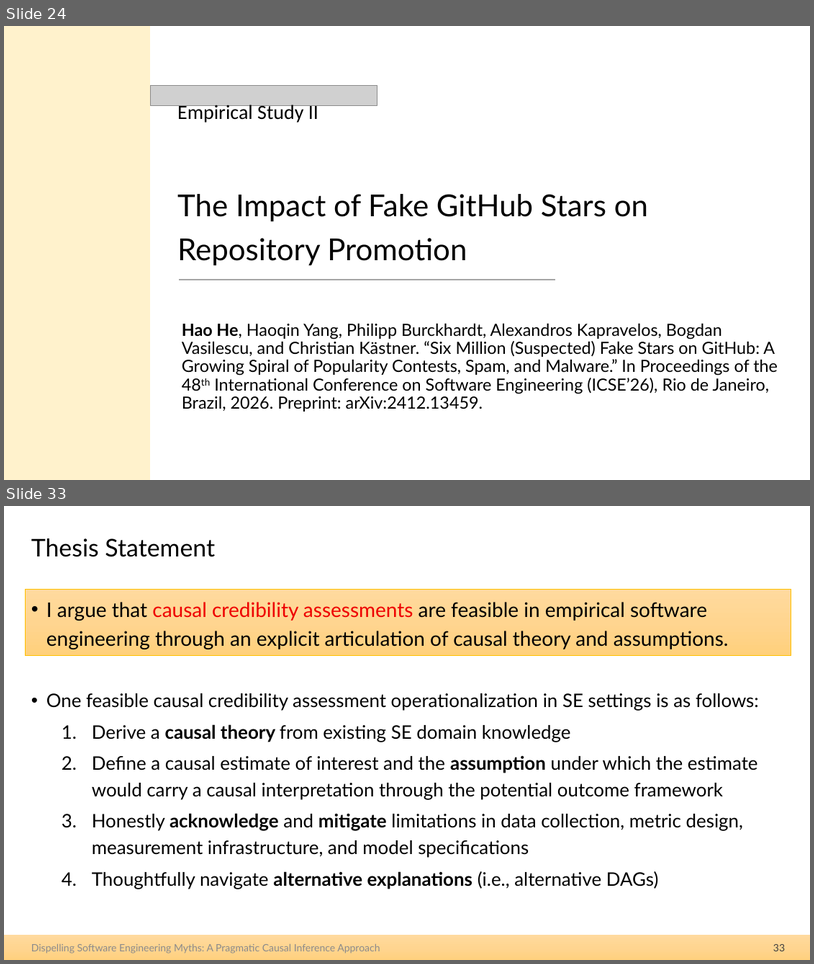
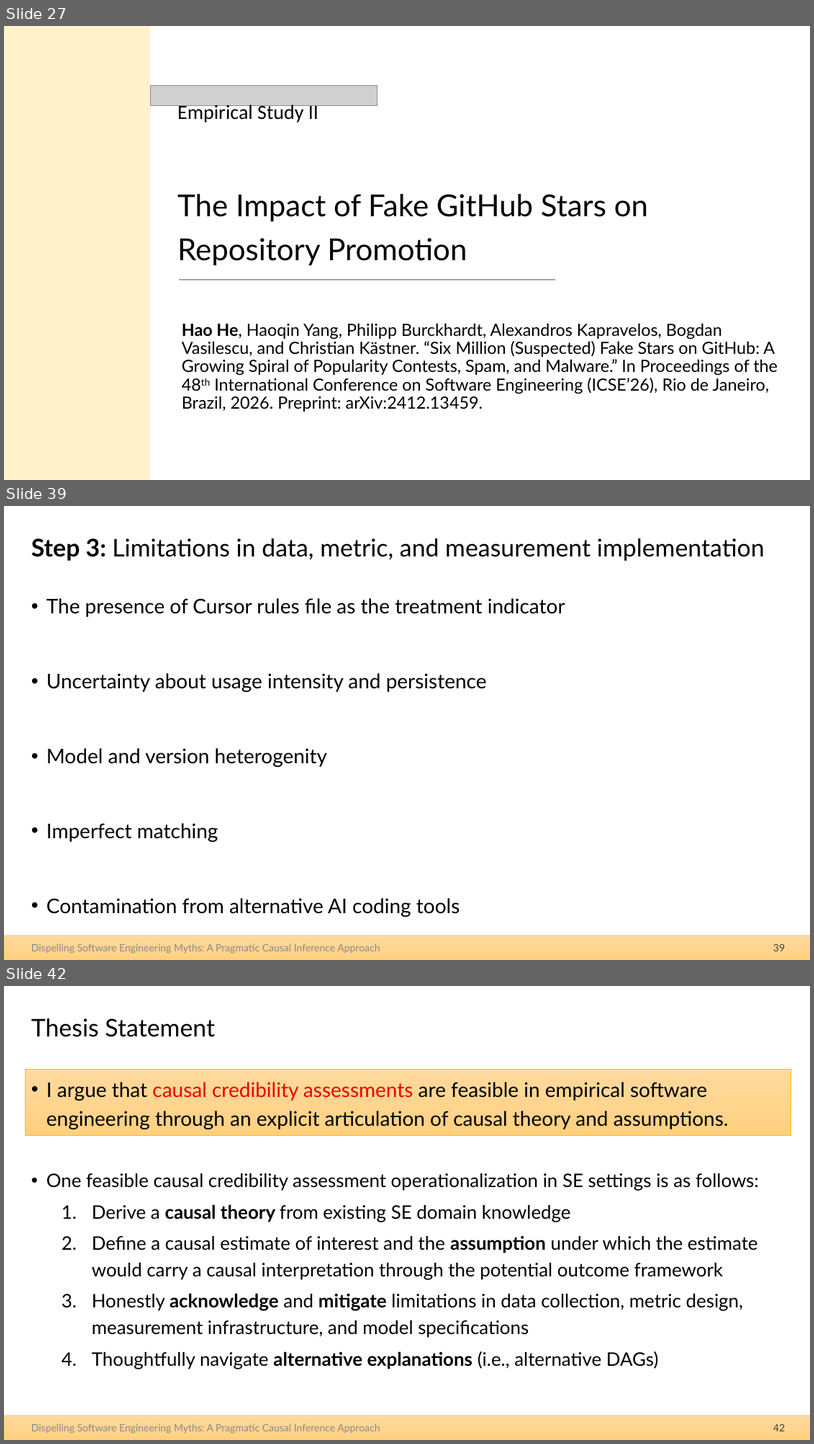
Before and after one commit to hehao98/Thesis, a slide deck: 2026.09.21-Thesis Defense.pptx. Shown one above the other, each under a label of ours: slides 24 and 33 before the commit, slides 27, 39 and 42 after it; the slides between them are not shown. The pictures are 814x964 and 814x1444 pixels, drawn with LibreOffice and Linux fonts; fonts in the diff are those of the drawing; grey boxes stand for pictures. Boxes give left, top, right and bottom in pixels: in the first picture for what was removed or moved away, otherwise in the second. Text is boxed around its words. In the diff, an @@ line names an element or a change of style, - is before the commit and + after.

```diff
--- a/2026.09.21-Thesis Defense.pptx
+++ b/2026.09.21-Thesis Defense.pptx
@@ slide 39 added at (x1=4, y1=506, x2=810, y2=960), background #FFFFFF; not listed: 1 template element that a slide beside it also shows @@
@@ title added at (x1=31, y1=538, x2=765, y2=561), 29 pt, text #000000 @@
+Step 3: Limitations in data, metric, and measurement implementation
@@ text added at (x1=46, y1=598, x2=566, y2=916), 24 pt, text #000000 @@
+• The presence of Cursor rules file as the treatment indicator
+• Uncertainty about usage intensity and persistence
+• Model and version heterogenity
+• Imperfect matching
+• Contamination from alternative AI coding tools
@@ text added at (x1=31, y1=944, x2=380, y2=953), 12 pt, text #8C8C8C @@
+Dispelling Software Engineering Myths: A Pragmatic Causal Inference Approach
@@ page number added at (x1=774, y1=944, x2=785, y2=951), 12 pt, text #404040 @@
+39
@@ what was slide 24 is now slide 27 @@
@@ what was slide 33 is now slide 42 @@
@@ page number at (x1=774, y1=1424, x2=785, y2=1431): text changed @@
-33
+42
```
Also in this commit, not shown: 10 slides changed, 14 other slides added, 5 slides removed.
